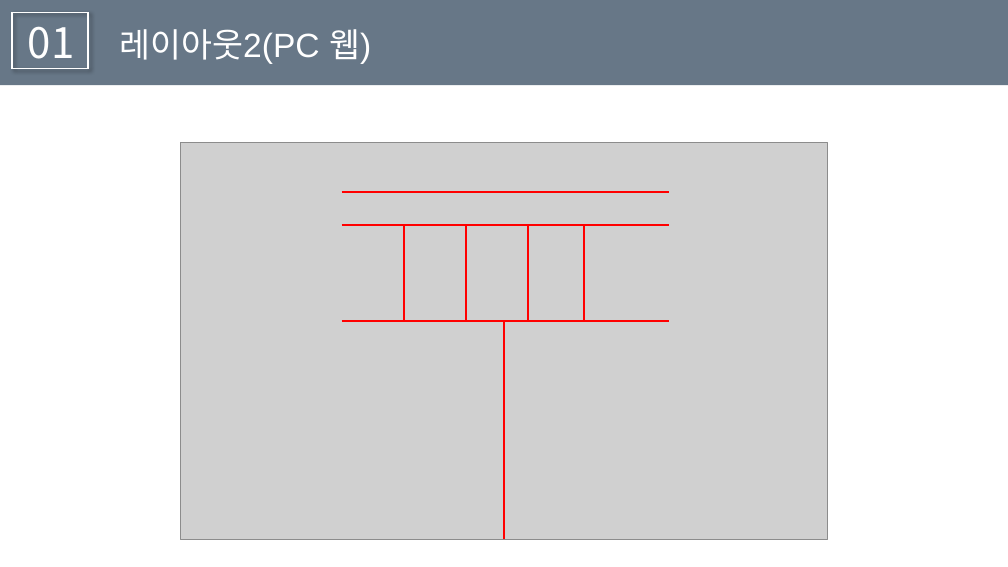
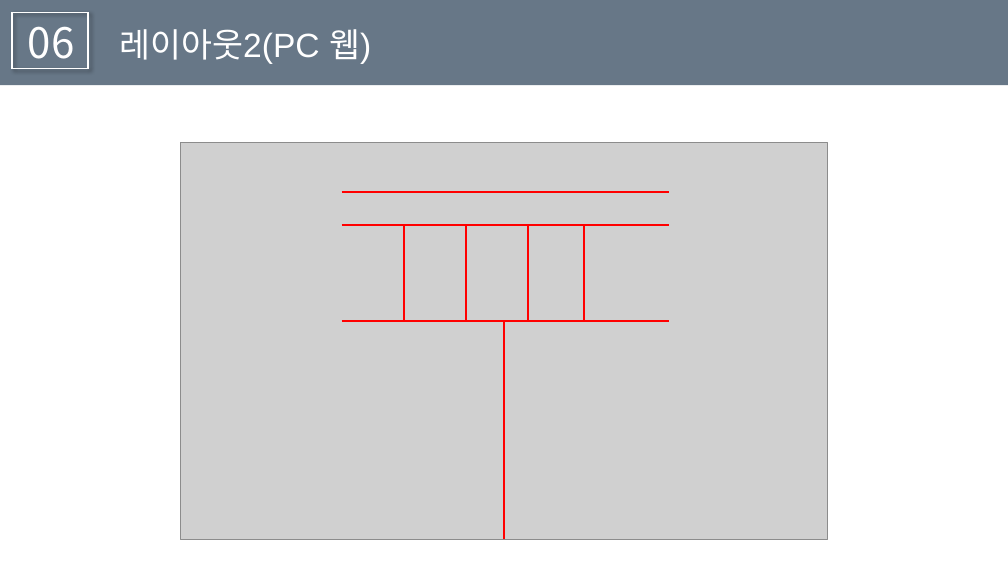
Before and after one commit to ehdrb613/dgme, a slide deck: slide 7 of study/송암전_김동규.pptx. Drawn at 1008x567 pixels with LibreOffice and Linux fonts; fonts in the diff are those of the drawing; grey boxes stand for pictures. Boxes give left, top, right and bottom in pixels: in the first picture for what was removed or moved away, otherwise in the second. Text is boxed around its words. In the diff, an @@ line names an element or a change of style, - is before the commit and + after.

```diff
--- a/study/송암전_김동규.pptx
+++ b/study/송암전_김동규.pptx
@@ text at [28,26,75,69]: text changed @@
-01
+06
```
Also in this commit, not shown: 6 other slides changed, 22 other files.
